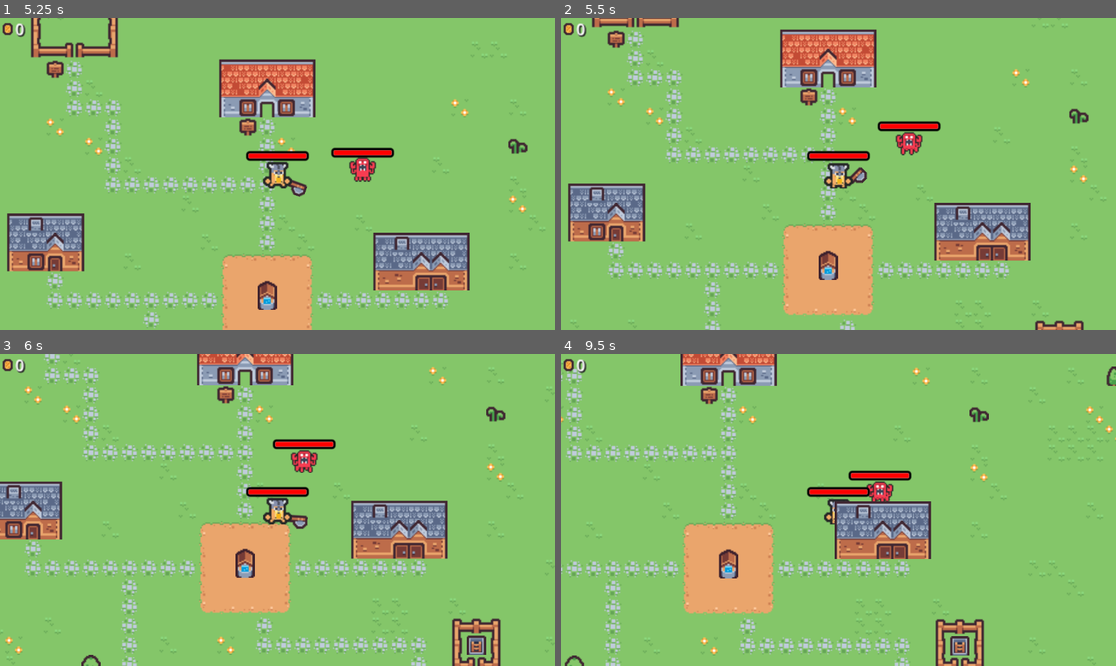
Above: before the commit, frames 1-4 (two rows, left to right).
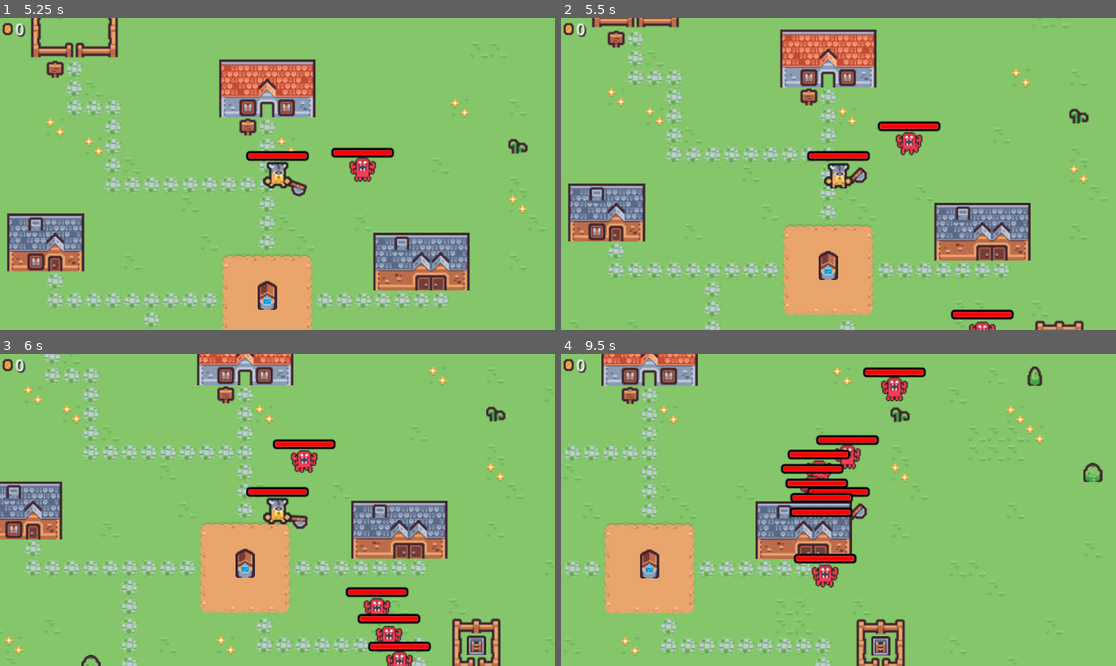
Above: after the commit, the same moments.

Repository: GodEmperorDaniel/crab-survivor
Game: Godot game, scene res://Scenes/Main_Scene.tscn
Same seed, same stepped clock (60 frames per second), same inputs: the game is played once before the commit and once after it.
Inputs (mouse positions are in pixels of both pictures, inside the frame that each line leads up to):
- Up to frame 1 (5.25 s): tap Enter at 0.5 s; move the mouse to (399, 158) at 0.52 s; press the mouse at (399, 158) at 0.53 s; hold D (move_right) 0.53-1.28 s; move the mouse to (166, 189) at 1.27 s; release the mouse at (166, 189) at 1.28 s; hold S (move_down) 1.28-2.03 s; click (166, 189) at 1.35 s; move the mouse to (333, 105) at 2.02 s; press the mouse at (333, 105) at 2.03 s; hold D (move_right) 2.03-2.78 s; move the mouse to (249, 236) at 2.77 s; release the mouse at (249, 236) at 2.78 s; hold W (move_up) 2.78-3.53 s; click (249, 236) at 2.85 s; move the mouse to (444, 220) at 3.52 s; press the mouse at (444, 220) at 3.53 s; hold A (move_left) 3.53-5.03 s; move the mouse to (111, 127) at 4.27 s; release the mouse at (111, 127) at 4.28 s; click (111, 127) at 4.35 s; move the mouse to (305, 174) at 5.02 s; press the mouse at (305, 174) at 5.03 s; hold S (move_down) from 5.03 s (still down)
- Up to frame 2 (5.5 s): keep holding S (move_down)
- Up to frame 3 (6 s): move the mouse to (194, 432) at 5.77 s; release S (move_down) at 5.78 s; release the mouse at (194, 432) at 5.78 s; hold D (move_right) from 5.78 s (still down); click (194, 432) at 5.85 s
- Up to frame 4 (9.5 s): move the mouse to (960, 494) at 6.52 s; release D (move_right) at 6.53 s; press the mouse at (960, 494) at 6.53 s; hold W (move_up) 6.53-7.28 s; move the mouse to (727, 525) at 7.27 s; release the mouse at (727, 525) at 7.28 s; hold D (move_right) 7.28-8.03 s; click (727, 525) at 7.35 s; move the mouse to (894, 441) at 8.02 s; press the mouse at (894, 441) at 8.03 s; hold S (move_down) 8.03-8.78 s; move the mouse to (810, 572) at 8.77 s; release the mouse at (810, 572) at 8.78 s; hold A (move_left) from 8.78 s (still down); click (810, 572) at 8.85 s

Frame 1 is identical in both runs. In frame 2, 0.5% of the frame differs, in the area x 70-82%, y 93-100%; in frame 3, 1.8%; in frame 4, 28%, in the area x 0-100%, y 0-100%.

Commit message:
Manager is in Main_Scene

Diff:
--- a/Scenes/Main_Scene.tscn
+++ b/Scenes/Main_Scene.tscn
@@ -1,8 +1,28 @@
-[gd_scene load_steps=4 format=3 uid="uid://bhoufngem8jup"]
+[gd_scene load_steps=10 format=3 uid="uid://bhoufngem8jup"]
 
 [ext_resource type="TileSet" uid="uid://c4sjy1lnoudde" path="res://Tilemap/Base_Tile_Set.tres" id="1_gjs6y"]
 [ext_resource type="PackedScene" uid="uid://fu0iw37jpmal" path="res://Scenes/Enemy.tscn" id="2_ngq7g"]
 [ext_resource type="PackedScene" uid="uid://8nlmluv324ay" path="res://Scenes/HUD.tscn" id="3_r64i5"]
+[ext_resource type="PackedScene" uid="uid://clt2u7jhx4qax" path="res://Scenes/EnemyManager.tscn" id="4_0xkfg"]
+[ext_resource type="Script" path="res://Scripts/Enemy.gd" id="5_evw6f"]
+[ext_resource type="SpriteFrames" uid="uid://8mcoxty4sdm8" path="res://Sprites/SpriteFrames/enemy_running.tres" id="6_gma3r"]
+[ext_resource type="PackedScene" path="res://Scenes/HealthBar.tscn" id="7_kdelj"]
+
+[sub_resource type="RectangleShape2D" id="RectangleShape2D_8lbri"]
+size = Vector2(10, 12)
+
+[sub_resource type="PackedScene" id="PackedScene_tsk3y"]
+_bundled = {
+"conn_count": 1,
+"conns": PackedInt32Array(1073741828, 1073741827, 19, 18, 2, 0, 0),
+"editable_instances": [],
+"names": PackedStringArray("Enemy", "CharacterBody2D", "z_index", "collision_layer", "collision_mask", "script", "CollisionShape2D", "CollisionShape2D", "position", "shape", "debug_color", "Animation", "AnimatedSprite2D", "sprite_frames", "animation", "HealthBar", "offset_top", "offset_bottom", "_on_died", "owner_died"),
+"node_count": 4,
+"node_paths": [NodePath("."), NodePath("."), NodePath("."), NodePath("."), NodePath("HealthBar")],
+"nodes": PackedInt32Array(-1, -1, 1, 0, -1, 4, 2, 0, 3, 1, 4, 2, 5, 3, 0, 1073741824, 0, 7, 6, -1, 3, 8, 4, 9, 5, 10, 6, 0, 1073741825, 0, 12, 11, -1, 2, 13, 7, 14, 8, 0, 1073741826, 0, 2147483647, 15, 9, 2, 16, 10, 17, 11, 0),
+"variants": [1, 3, 2, ExtResource("5_evw6f"), Vector2(0, 2), SubResource("RectangleShape2D_8lbri"), Color(0, 0.6, 0.701961, 0.4), ExtResource("6_gma3r"), &"running", ExtResource("7_kdelj"), -20.0, -4.0],
+"version": 3
+}
 
 [node name="Node2D" type="Node2D"]
 
@@ -26,3 +46,19 @@
 position = Vector2(72, 172)
 
 [node name="HUD" parent="." instance=ExtResource("3_r64i5")]
+
+[node name="Node2D" parent="." node_paths=PackedStringArray("spawn_locations") instance=ExtResource("4_0xkfg")]
+spawn_locations = [NodePath("Node2D"), NodePath("Node2D3"), NodePath("Node2D2"), NodePath("Node2D4")]
+enemy_scene = SubResource("PackedScene_tsk3y")
+
+[node name="Node2D" type="Node2D" parent="Node2D"]
+position = Vector2(-81, -388)
+
+[node name="Node2D2" type="Node2D" parent="Node2D"]
+position = Vector2(-391, 337)
+
+[node name="Node2D3" type="Node2D" parent="Node2D"]
+position = Vector2(191, 386)
+
+[node name="Node2D4" type="Node2D" parent="Node2D"]
+position = Vector2(386, -226)
--- a/Scenes/Player.tscn
+++ b/Scenes/Player.tscn
@@ -96,7 +96,6 @@
 offset_top = -23.0
 offset_bottom = -7.0
 
-[connection signal="coin_picked_up" from="." to="." method="_on_coin_picked_up"]
 [connection signal="animation_finished" from="Animation/Weapon/Animation" to="Animation/Weapon" method="_on_attack_animation_finished"]
 [connection signal="animation_started" from="Animation/Weapon/Animation" to="Animation/Weapon" method="_on_attack_animation_started"]
 [connection signal="body_entered" from="Animation/Weapon/AttackArea" to="Animation/Weapon" method="_on_attack_landed"]
Not shown: 1 places in Scenes/Enemy.tscn that only renumber resources
Not shown: 1 places in Scenes/Player.tscn that only renumber resources
Not shown: 1 places in Sprites/SpriteFrames/enemy_running.tres that only renumber resources
